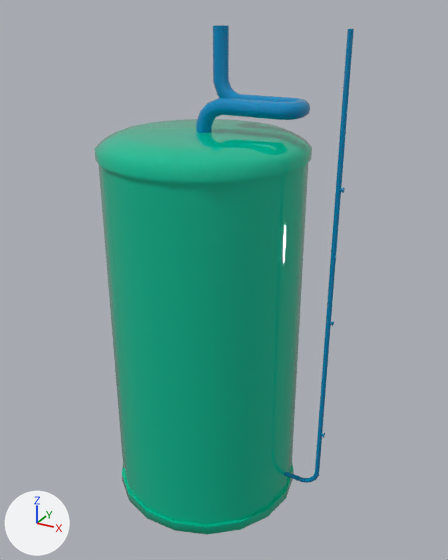
The FBX model Assets/ART/Meshes/MAINTENANCE ROOM/SM_Boiler.fbx: old version first, new version second.
The view is the same before and after, from a camera (50 mm lens) standing at (2.43, -4.1, 4.17) and looking at (0.16, 0.04, 2.1). Lighting does not change. The marker at lower left points along +X, +Y and +Z. The older version comes first. Where no turn or scale is listed for an object, it has been applied to the vertices.

Names of what the first picture shows: 'SM_Boiler'.
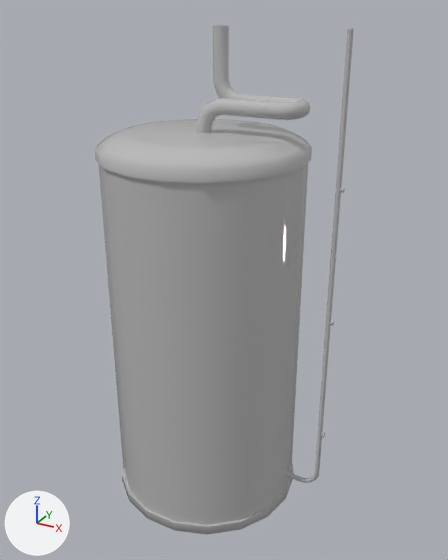
Location of each change, [x1, y1, x2, y2] in pixels of the pictures (448 x 560 px):
```json
{"part": 1, "of": "me_mesh", "change": "recoloured", "before": [94, 119, 312, 535], "after": [94, 119, 312, 535], "on screen": "cyan to grey"}
{"part": 2, "of": "me_mesh", "change": "recoloured", "before": [196, 25, 354, 483], "after": [196, 25, 354, 483]}
```

Edits to the scene script, one JSON object a line:
```json
{"op": "add", "block": "mat_default", "code": ["mat_default = principled_material('Default')", "mat_default.base_color = (0.5, 0.5, 0.5)  # grey #bcbcbc", "mat_default.roughness = 0.0"]}
{"block": "me_mesh", "where": "me_mesh.from_pydata(...)  # 575 vertices, 570 faces; spans x -0.82..1.13, y -0.81..0.81, z 0.0..4.05"}
{"block": "me_mesh", "where": "# used by ob_sm_boiler; location = (0.0, 0.0, 0.0)"}
{"block": "me_mesh", "change": "me_mesh part 1: all 234 faces that had it switch from mat_m_metal_painted_01 (cyan #00bc94) to mat_default (grey #bcbcbc)"}
{"block": "me_mesh", "change": "me_mesh part 2: all 336 faces that had it switch from mat_m_metal_painted_02 (cyan #0086bc) to mat_default (grey #bcbcbc)"}
```
